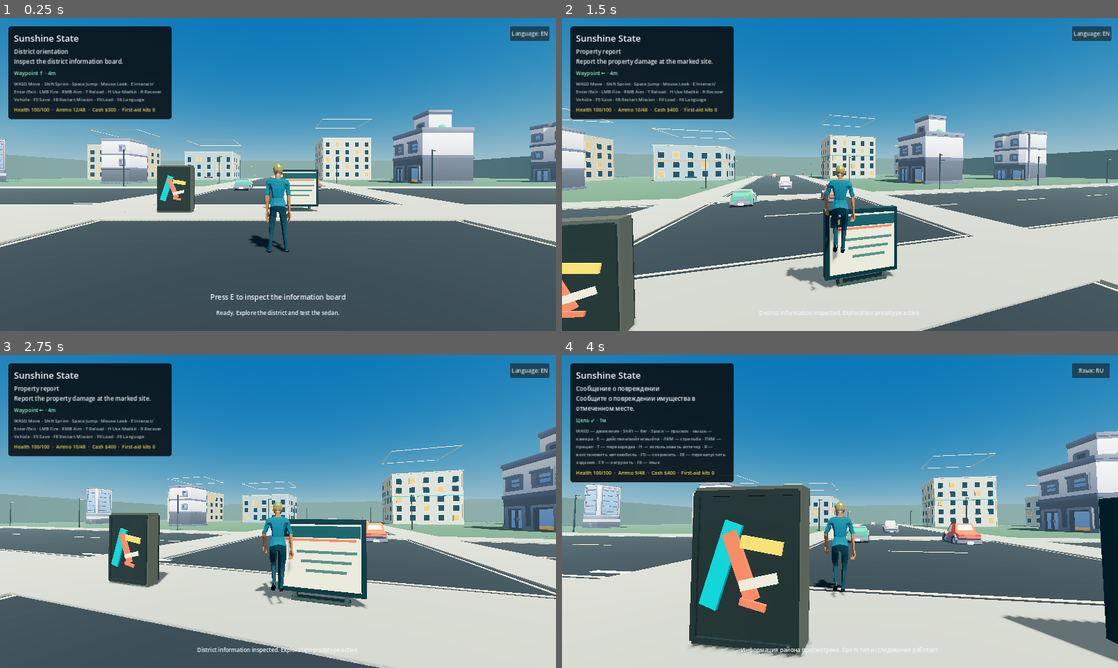
Above: before the commit, frames 1-4 (two rows, left to right).
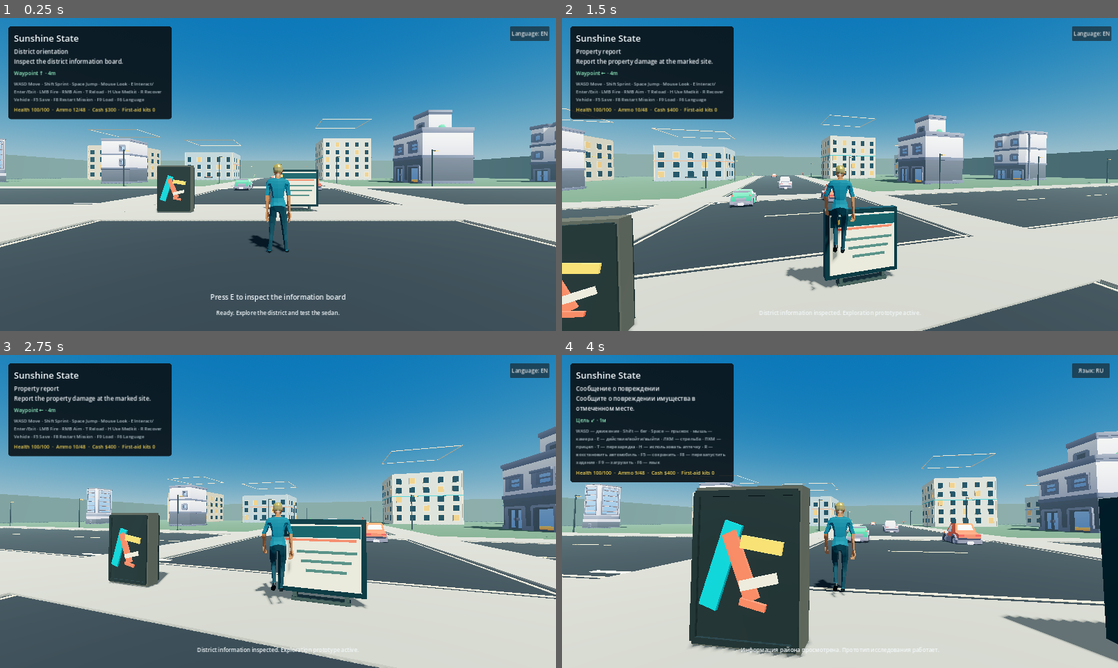
Above: after the commit, the same moments.

Repository: KenlikDev/sunshine-state
Game: Godot game, scene res://tests/living_district_soak.tscn
Same seed, same stepped clock (60 frames per second), same inputs: the game is played once before the commit and once after it. This scene is started directly instead of the project's main scene.
Inputs (mouse positions are in pixels of both pictures, inside the frame that each line leads up to):
- Up to frame 1 (0.25 s): no input
- Up to frame 2 (1.5 s): tap E (interact) at 0.5 s; move the mouse to (834, 180) at 0.52 s; hold Right mouse button (aim_weapon) 0.53-1.28 s; hold W (move_forward) from 0.53 s (still down); click (834, 180) at 0.67 s; tap Space (jump) at 0.77, 1.07 s; move the mouse to (878, 177) at 1.27 s; click (878, 177) at 1.35 s
- Up to frame 3 (2.75 s): keep holding W (move_forward); tap Space (jump) at 1.52, 1.82 s; move the mouse to (233, 508) at 2.02 s; tap E (interact) at 2.1 s
- Up to frame 4 (4 s): move the mouse to (845, 511) at 2.77 s; release W (move_forward) at 2.78 s; hold A (move_left) 2.78-3.53 s; tap Shift (sprint) at 2.85 s; click (845, 511) at 2.92 s; tap Space (jump) at 3.02, 3.32, 3.77 s; move the mouse to (817, 505) at 3.52 s; hold W (move_forward) from 3.53 s (still down); hold F6 (toggle_language) from 3.53 s (still down)

The runs differ from the first frame. In frame 1, less than 0.1% of the frame differs, in the area x 15-67%, y 38-45%; in frame 2, less than 0.1%, in the area x 3-61%, y 37-52%; in frame 3, less than 0.1%; in frame 4, less than 0.1%.

Commit message:
art: remove detached rear skyline roof outlines

Diff:
--- a/scripts/world/stylized_city_art.gd
+++ b/scripts/world/stylized_city_art.gd
@@ -95,9 +95,20 @@
 	var top: float = center.y + dimensions.y * 0.5
 	var wall_accent := _make_material(accent, 0.78)
 	var trim := _make_material(CREAM, 0.74)
-	var roof := BoxMesh.new()
-	roof.size = Vector3(dimensions.x + 0.34, 0.18, dimensions.z + 0.34)
-	_add_mesh(StringName(node_name + "RoofCoping"), roof, center + Vector3.UP * (dimensions.y * 0.5 + 0.02), trim)
+	# The four distant procedural buildings sit directly behind the taller
+	# imported core block. Their thin roof coping projected as detached wire-like
+	# rectangles above the skyline because the foreground facade hid the roof
+	# mass. Keep the roof edge on nearer facades only; the rear skyline reads
+	# cleaner with the authored building silhouette unobstructed.
+	if center.z > -40.0:
+		var roof := BoxMesh.new()
+		roof.size = Vector3(dimensions.x + 0.34, 0.18, dimensions.z + 0.34)
+		_add_mesh(
+			StringName(node_name + "RoofCoping"),
+			roof,
+			center + Vector3.UP * (dimensions.y * 0.5 + 0.02),
+			trim
+		)
 
 	_add_box(StringName(node_name + "BaseFront"), Vector3(dimensions.x + 0.08, 0.16, 0.14), center + Vector3(0.0, bottom + 0.56, half_z + 0.06), wall_accent)
 	_add_box(StringName(node_name + "BaseBack"), Vector3(dimensions.x + 0.08, 0.16, 0.14), center + Vector3(0.0, bottom + 0.56, -half_z - 0.06), wall_accent)
